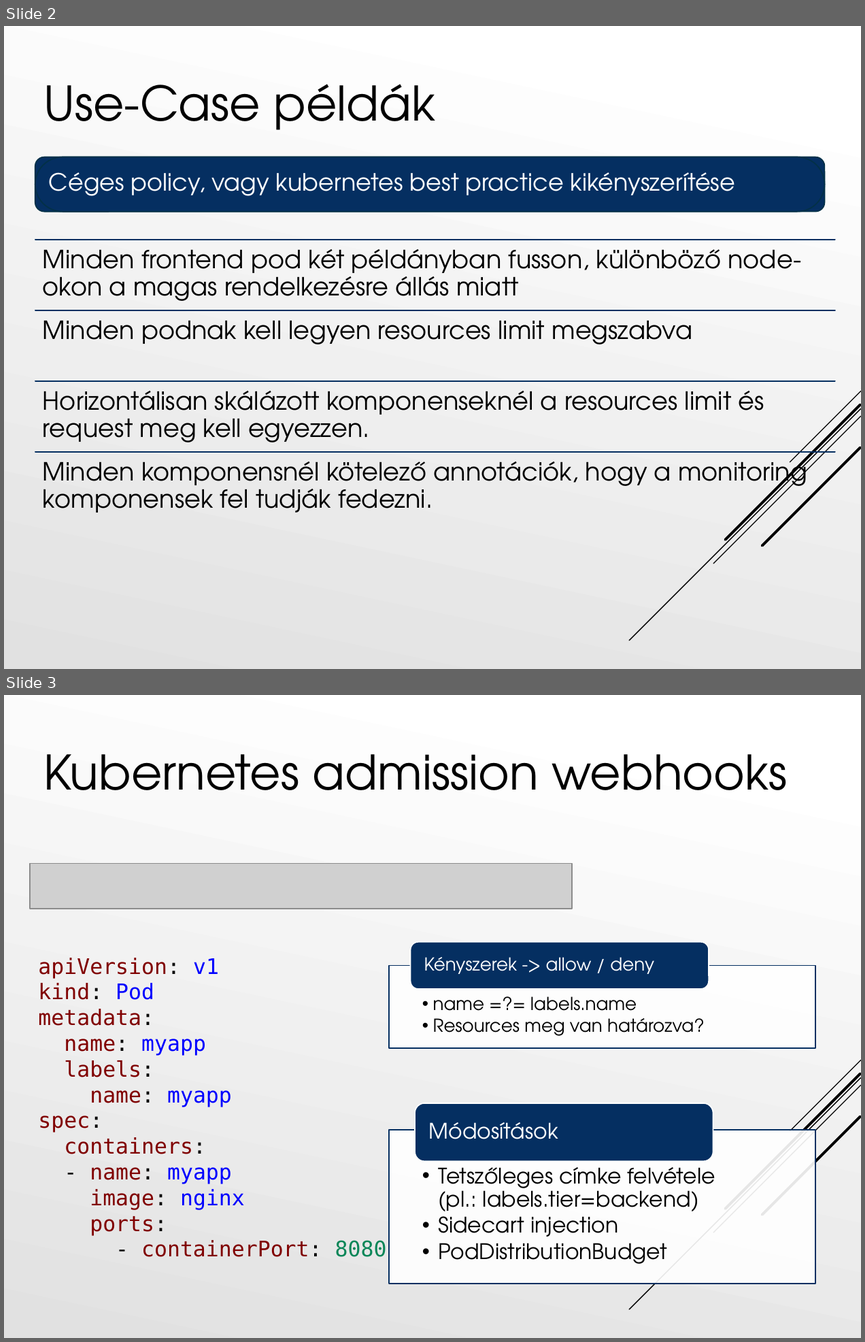
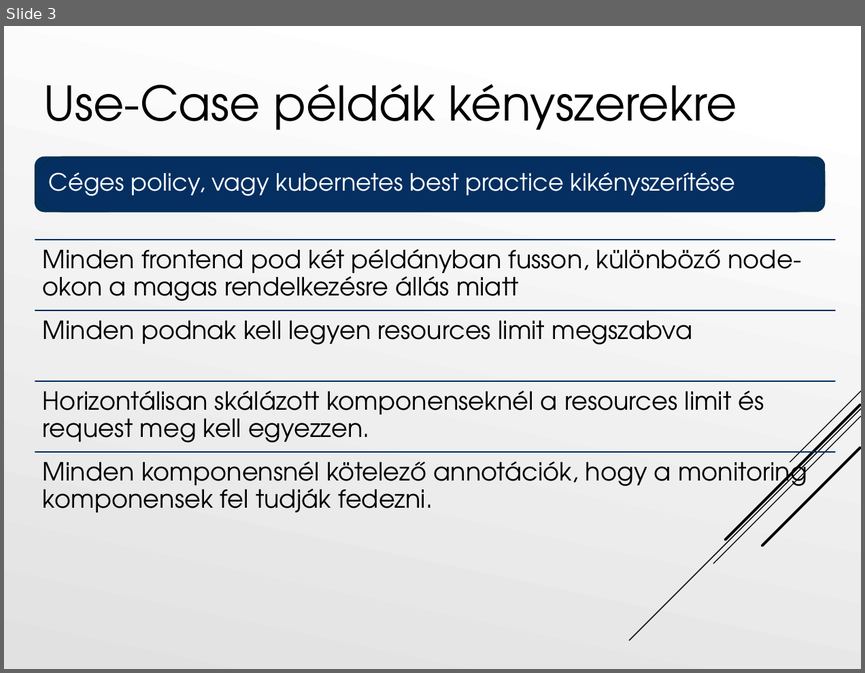
Before and after one commit to Tiegris/KonstrainR, a slide deck: ppt/prezi.pptx. Shown one above the other, each under a label of ours: slides 2 and 3 before the commit, slide 3 after it. The pictures are 865x1342 and 865x673 pixels, drawn with LibreOffice and Linux fonts; fonts in the diff are those of the drawing; grey boxes stand for pictures. Boxes give left, top, right and bottom in pixels: in the first picture for what was removed or moved away, otherwise in the second. Text is boxed around its words. In the diff, an @@ line names an element or a change of style, - is before the commit and + after.

```diff
--- a/ppt/prezi.pptx
+++ b/ppt/prezi.pptx
@@ slide 3 removed at box(4, 695, 861, 1338), background gradient #FFFFFF to #E1E1E1; not listed: 5 template elements that a slide beside it also shows @@
@@ title removed at box(43, 754, 787, 790) @@
-Kubernetes admission webhooks
@@ picture removed at box(30, 863, 572, 909) @@
@@ text removed at box(38, 957, 387, 1257) @@
-apiVersion: v1
-kind: Pod
-metadata:
-name: myapp
-labels:
-name: myapp
-spec:
-containers:
-- name: myapp
-image: nginx
-ports:
-- containerPort: 8080
@@ group removed at box(389, 942, 815, 1048): 2 texts, 1 rectangle, 1 rounded rectangle @@
-  • name =?= labels.name
-  • Resources meg van határozva?
-Kényszerek -> allow / deny
@@ group removed at box(389, 1103, 815, 1283): 2 texts, 1 rectangle, 1 rounded rectangle @@
-  • Tetszőleges címke felvétele
-    (pl.: labels.tier=backend)
-  • Sidecart injection
-  • PodDistributionBudget
-Módosítások
@@ what was slide 2 is now slide 3 @@
@@ slide 3 changed as well @@
@@ title at box(43, 84, 737, 130): text changed @@
-Use-Case példák
+Use-Case példák kényszerekre
```
Also in this commit, not shown: 2 other slides changed, 14 slides added, 10 other slides removed.
